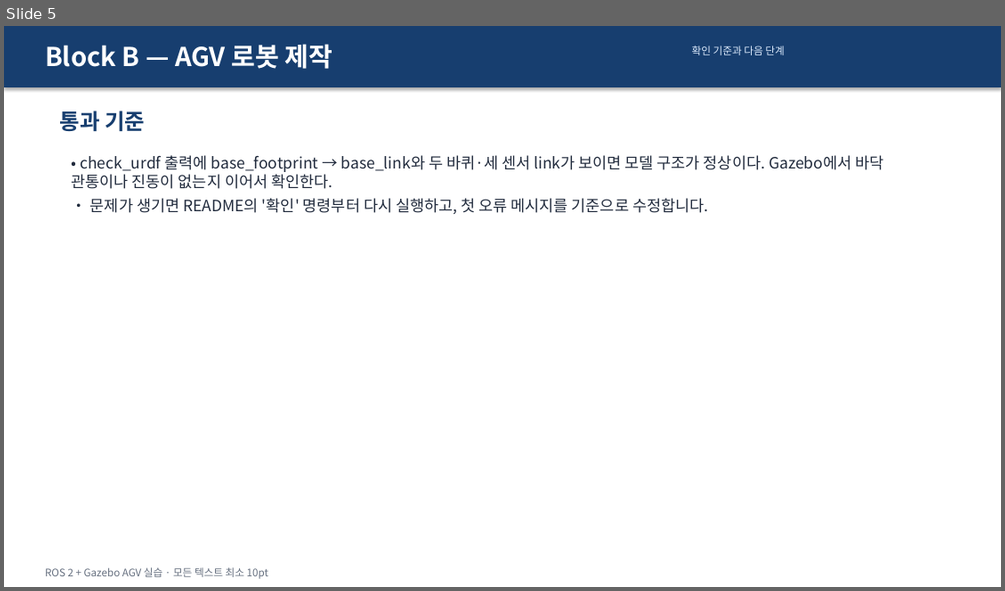
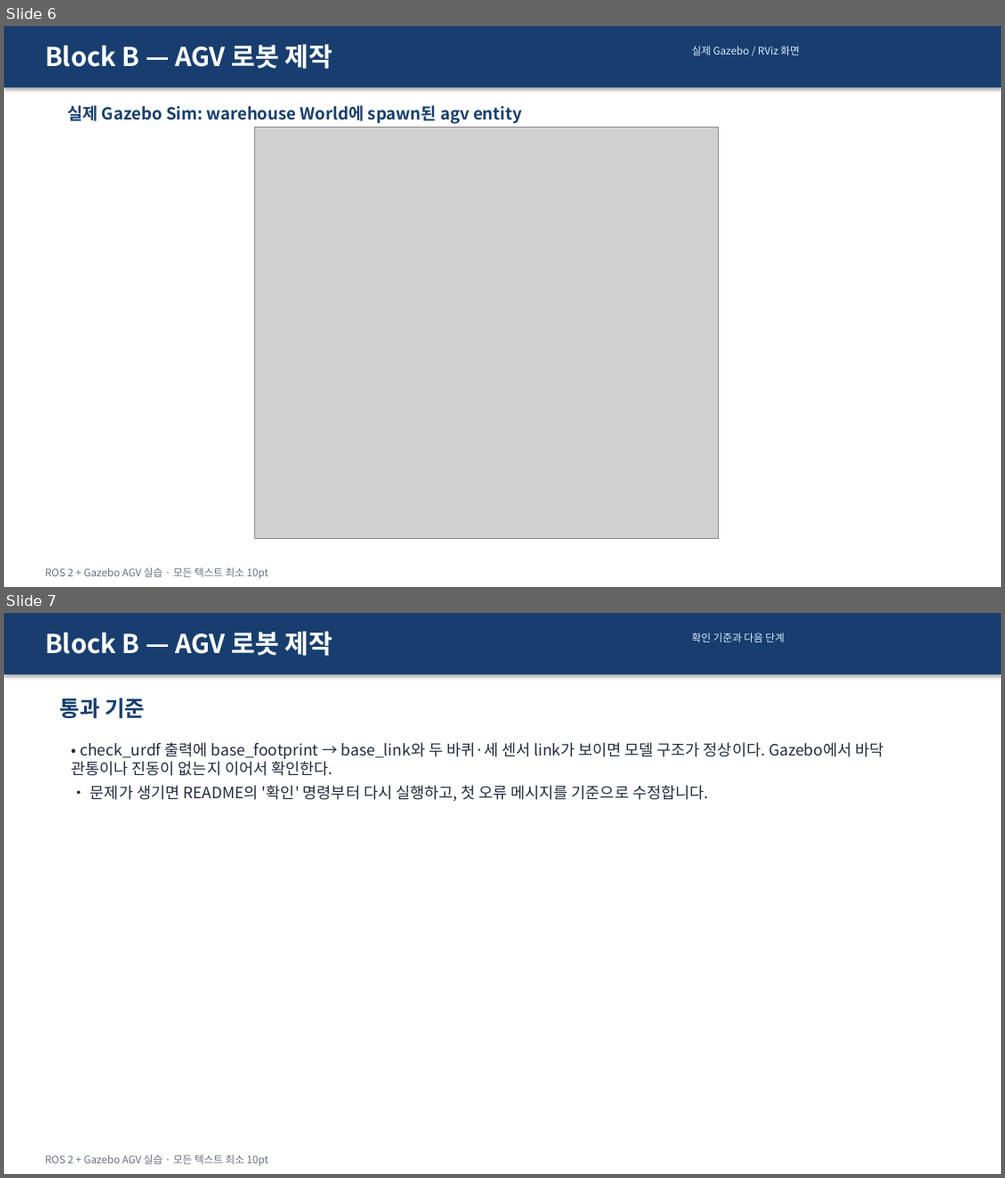
Before and after one commit to choimagon/ros2_curri, a slide deck: blocks/B_robot_build/Block_B_실습결과_명령어.pptx. Shown one above the other, each under a label of ours: slide 5 before the commit, slides 6 and 7 after it. The pictures are 1005x591 and 1005x1178 pixels, drawn with LibreOffice and Linux fonts; fonts in the diff are those of the drawing; grey boxes stand for pictures. Boxes give left, top, right and bottom in pixels: in the first picture for what was removed or moved away, otherwise in the second. Text is boxed around its words. In the diff, an @@ line names an element or a change of style, - is before the commit and + after.

Commit message:
Document command behavior and add real Gazebo RViz captures

```diff
--- a/blocks/B_robot_build/Block_B_실습결과_명령어.pptx
+++ b/blocks/B_robot_build/Block_B_실습결과_명령어.pptx
@@ slide 6 added at bbox=[4, 26, 1001, 587], background #FFFFFF @@
@@ rectangle added at bbox=[4, 26, 1001, 87], fill #173E6F @@
@@ text added at bbox=[45, 44, 333, 69], 25 pt, text #FFFFFF, bold @@
+Block B — AGV 로봇 제작
@@ text added at bbox=[692, 46, 799, 55], 10 pt, text #DCEAFC @@
+실제 Gazebo / RViz 화면
@@ text added at bbox=[67, 105, 522, 124], 16 pt, text #173E6F, bold @@
+실제 Gazebo Sim: warehouse World에 spawn된 agv entity
@@ picture added at bbox=[254, 127, 719, 539] @@
@@ text added at bbox=[45, 567, 268, 579], 10 pt, text #667080 @@
+ROS 2 + Gazebo AGV 실습 · 모든 텍스트 최소 10pt
@@ what was slide 5 is now slide 7 @@
```
Also in this commit, not shown: 1 other slide added, 38 other files.
